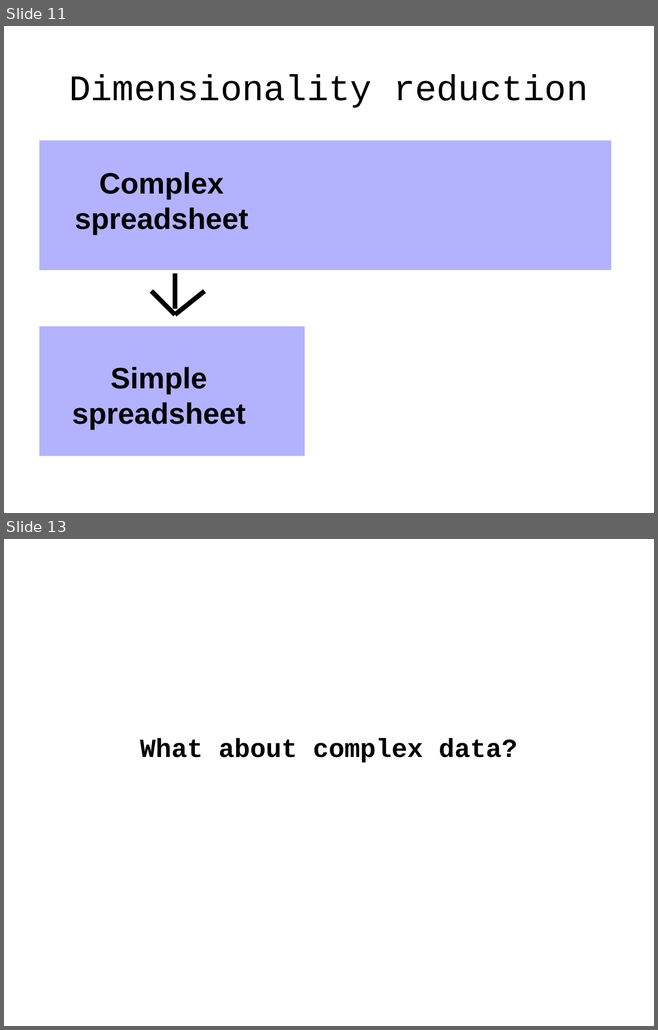
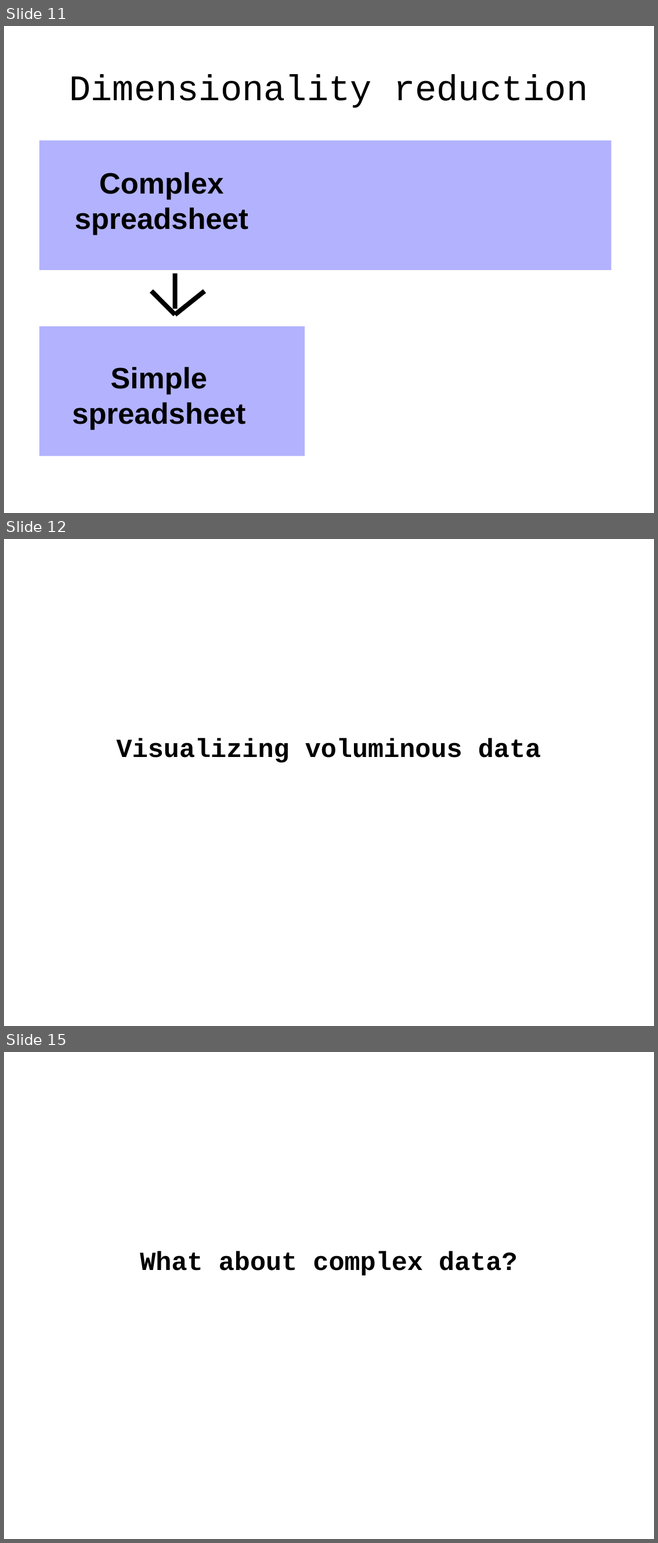
Before and after one commit to tlevine/gastronomification-big-data-talk, a slide deck: big-senses.odp. Shown one above the other, each under a label of ours: slides 11 and 13 before the commit, slides 11, 12 and 15 after it; the slides between them are not shown. The pictures are 658x1030 and 658x1543 pixels, drawn with LibreOffice and Linux fonts; fonts in the diff are those of the drawing; background and template pictures are left out. Boxes give left, top, right and bottom in pixels: in the first picture for what was removed or moved away, otherwise in the second. Text is boxed around its words. In the diff, an @@ line names an element or a change of style, - is before the commit and + after.

```diff
--- a/big-senses.odp
+++ b/big-senses.odp
@@ slide 12 added at (4, 539, 654, 1026), background #FFFFFF @@
@@ subtitle added at (117, 739, 540, 763), 32 pt, text #000000, bold @@
+Visualizing voluminous data
@@ what was slide 13 is now slide 15 @@
```
Also in this commit, not shown: 2 other slides added, 1 slide removed, 1 other file.
